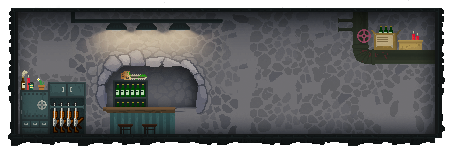
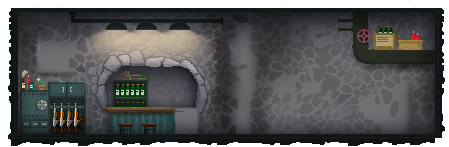
The second 449 × 147 image is a revision of the first. Changes to its layers:
added layer "Слой 6" (54%) above "Поиск цвета 1" over [121,71,147,80]
painted on "Поиск цвета 1" over [18,12,435,134]
